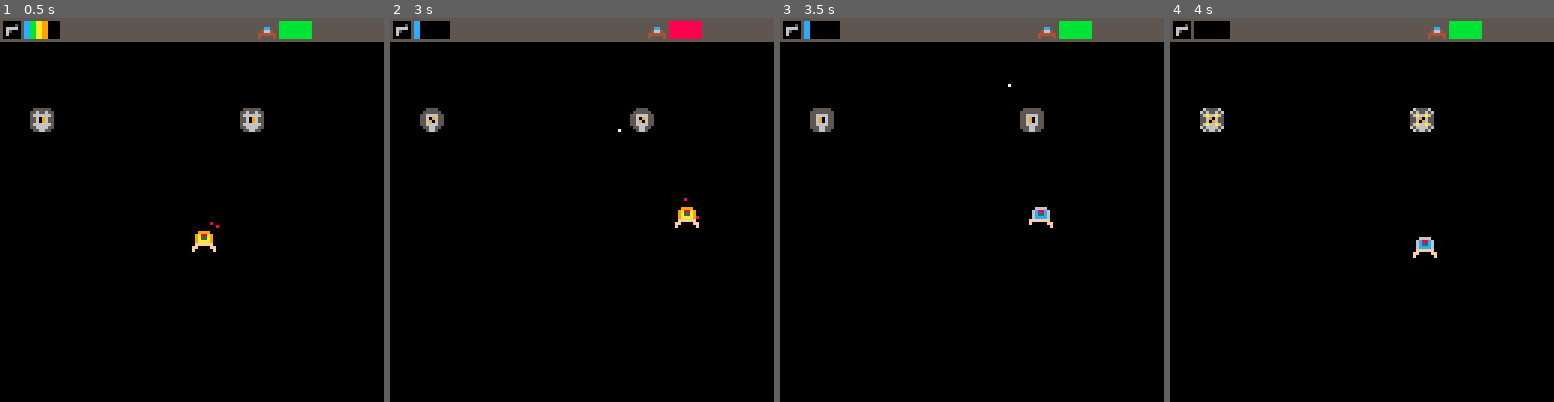
Above: before the commit, frames 1-4 (left to right).
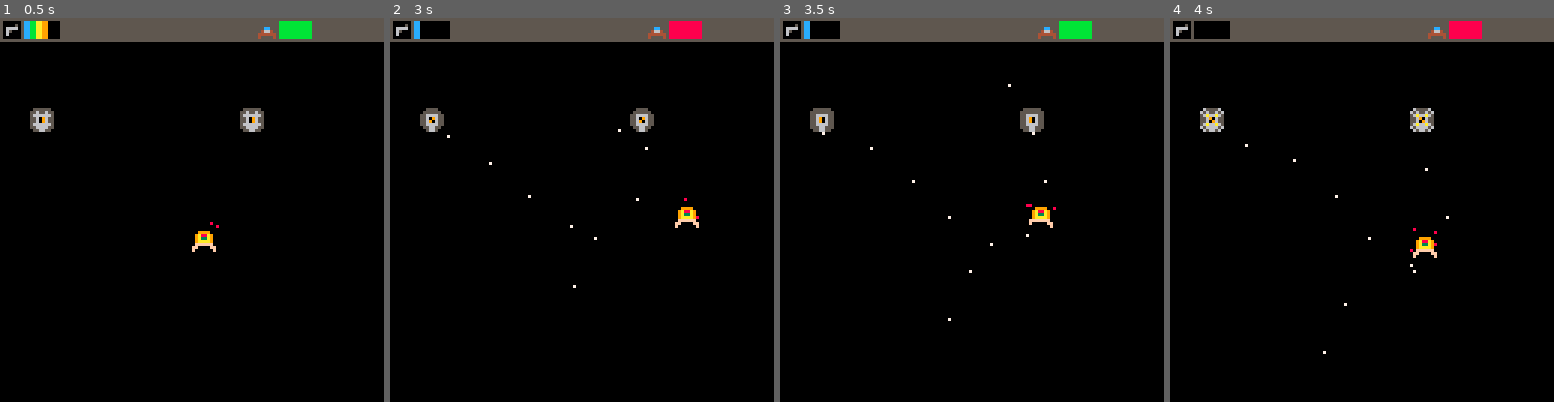
Above: after the commit, the same moments.

Repository: ash2q/escape_this
Game: PICO-8 cartridge escape_this.p8
Same seed, same stepped clock (60 frames per second), same inputs: the game is played once before the commit and once after it.
Inputs:
- Up to frame 1 (0.5 s): tap X (X key) at 0.33 s
- Up to frame 2 (3 s): tap O (Z key) at 0.7, 1.7, 2.1, 2.5, 2.9 s; tap X (X key) at 1.07, 1.85, 2.97 s; hold Right 1.6-2.1 s; hold Up 2.15-2.42 s; hold Right from 2.47 s (still down)
- Up to frame 3 (3.5 s): release Right at 3.03 s; hold Left from 3.08 s (still down); tap O (Z key) at 3.3 s
- Up to frame 4 (4 s): release Left at 3.58 s; hold Down 3.63-3.97 s; tap O (Z key) at 3.7 s

Frame 1 is identical in both runs. In frame 2, less than 0.1% of the frame differs, in the area x 14-68%, y 30-71%; in frame 3, 0.2%; in frame 4, 0.6%, in the area x 19-82%, y 0-88%.

Commit message:
Get enemy shooting working

Diff:
--- a/escape_this.p8
+++ b/escape_this.p8
@@ -58,7 +58,7 @@
 		lbl=10,
 		charge=0,
 		--each projectile increases
-		--heat by this amount
+		--sb_heat by this amount
 		heat_rate=10.0,
 		cool_rate=1.0,
 		dmg=2,
@@ -105,14 +105,14 @@
 sb_moved=false
 
 sb_heat=0.0
-sb_max_heat=200
+sb_max_heat=400
 sb_health=100
 --maximum health
 sb_max_health=100
 --if heated
 sb_heated=true
 --rate at which sb cools
-sb_cool=2.0
+sb_cool=1.5
 --multiplier for gun heat
 sb_gun_heat_mul=1.0
 --speed of movement
@@ -135,6 +135,7 @@
 
 function _init()
 	init_guns()
+	init_enemies()
 	if dev_shortcut then
 		reset_sp()
 		current_mode=stage_mode
@@ -188,12 +189,14 @@
 
 	player_control()
 	gun_control()
+	enemy_control()
 
 	draw_player()
 	draw_enemies()
 
 	draw_bullets()
 	draw_hud()
+
 	x_gun.heat-=
 		x_gun.spec.cool_rate*
 		x_gun.cool_mod
@@ -209,6 +212,7 @@
 	end
 	if sb_heat > sb_max_heat then
 		sb_heated=true
+		sb_heat=sb_max_heat
 	end
 	sb_heat-=sb_cool
 	if sb_heat<0 then
@@ -387,12 +391,7 @@
 	spec=x_gun.spec
 	if btn(bx) then
 		--do rate of fire
-		if x_gun.r>=x_gun.spec.rate then
-			x_gun.r=0
-		else
-			x_gun.r+=sb_rate_mod
-		end
-		if x_gun.r==0 then
+		if x_fire_rate() then
 			--shoot bullet now
 			if x_gun.heat>100 then
 				spec.shoot_heated()
@@ -405,22 +404,30 @@
 			 sb_gun_heat_mul
 			--x_gun.heat+=spec.heat_rate
 			--x_gun.heat*=sb_gun_heat_mul
-			if x_gun.heat>x_gun.max_heat
-			 then
-				x_gun.heat=x_gun.max_heat
+			if x_gun.heat>100
+	 	then
 				sb_heat+=sb_gun_overheat
 			end
-		end
-	else
-		--x_gun.c=0
-	end
+		else
+			--in between bullets
+		end
+	end --end if btn(x)
+	if x_gun.heat>x_gun.max_heat
+		then
+  x_gun.heat=x_gun.max_heat
+ end
 	x_gun.r=max(x_gun.r,0)
 	--z_gun.r=max(z_gun.r,0)
 end
 
 --this implements rate of fire
 function x_fire_rate()
-
+	if x_gun.r>=x_gun.spec.rate then
+		x_gun.r=0
+	else
+		x_gun.r+=sb_rate_mod
+	end
+	return x_gun.r==0
 end
 -->8
 --drawing
@@ -452,8 +459,8 @@
 
 function draw_enemies()
 	for e in all(enemies) do
-		tmp=acnt%#e.e.anim
-		spr(e.e.anim[1+tmp],
+		tmp=acnt%#e.spec.anim
+		spr(e.spec.anim[1+tmp],
 			e.x, e.y)
 	end
 end
@@ -521,6 +528,9 @@
 	blt.size=1
 	blt.dmg=dmg
 	blt.steps=1
+	--note be careful, speed
+	--shouldn't be too fast
+	blt.speed=1.0
 	blt.friendly=true
 	blt.sprite=-7
 	blt.hit_fn=hit_blt
@@ -532,6 +542,15 @@
 function blt_heated_straight(x,y,dmg)
 	blt=blt_straight(x,y,dmg)
 	blt.sprite=-8
+	return blt
+end
+
+function blt_line(x,y,dmg)
+	--get default
+	blt=blt_straight(x,y,dmg)
+	blt.xend=sb_x+4
+	blt.yend=sb_y+4
+	blt.step_fn=step_line
 	return blt
 end
 
@@ -550,53 +569,101 @@
 end
 
 
--->8
---step functions
-
 function step_straight(b)
 	--modify x,y
 	if b.x<b.xend then
-		b.x+=1
+		b.x+=b.speed
 	elseif b.x>b.xend then
-		b.x-=1
+		b.x-=b.speed
 	end
 	if b.y<b.yend then
-		b.y+=1
+		b.y+=b.speed
 	elseif b.y>b.yend then
-		b.y-=1
-	end
-
-	return b
-end
+		b.y-=b.speed
+	end
+end
+
+--follows a fixed line
+--toward end position
+function step_line(b)
+	if b.xstart==nil then
+		b.xstart=b.x
+	end
+	if b.ystart==nil then
+		b.ystart=b.y
+	end
+	xd=b.xstart-b.xend
+	yd=b.ystart-b.yend
+	ang=atan2(xd,yd)
+	b.x-=b.speed*cos(ang)
+	b.y-=b.speed*sin(ang)
+end
+
 -->8
 --enemies
 
 --enemy that stays still and
 --shoots toward the location
 --of the player sprite
-enemy_spitter={
-	anim={16,17,18,19},
-	--speed of shooting bullets
-	speed=2,
-	gun=chain_gun,
-	trace_fn=trace_still,
-	health=5
-}
+
+e_spec_spitter=nil
+
+function init_enemies()
+	e_spec_spitter={
+		anim={16,17,18,19},
+		--speed of shooting bullets
+		speed=1.0,
+		gun=chain_gun,
+		trace=trace_still,
+		update=spitter_update,
+		health=5,
+		rate=20,
+		dmg=5
+	}
+end
 
 function add_spitter(x,y)
 	spitter={
 		x=x,
 		y=y,
-		e=enemy_spitter
+		rate_mul=1.0,
+		dmg_mul=1.0,
+		spec=e_spec_spitter
 	}
 	add(enemies,spitter)
+end
+
+function enemy_control()
+	for e in all(enemies) do
+		e.spec.trace(e)
+		e.spec.update(e)
+	end
 end
 
 --traces are enemy movement
 --patterns
 function trace_still(e)
 	--do nothing
-	return e
+end
+
+function spitter_update(e)
+	if e.r==nil then
+		e.r=0
+	end
+	if e.r<e.spec.rate*e.rate_mul
+	 then
+		e.r+=1
+		return
+	end
+	e.r=0
+	printh("fire")
+	--fire bullet
+	blt=blt_line(e.x+4,e.y+8,
+			e.spec.dmg*e.dmg_mul)
+	blt.friendly=false
+	blt.speed=0.8
+	add(bullets,blt)
+
 end
 
 -->8
